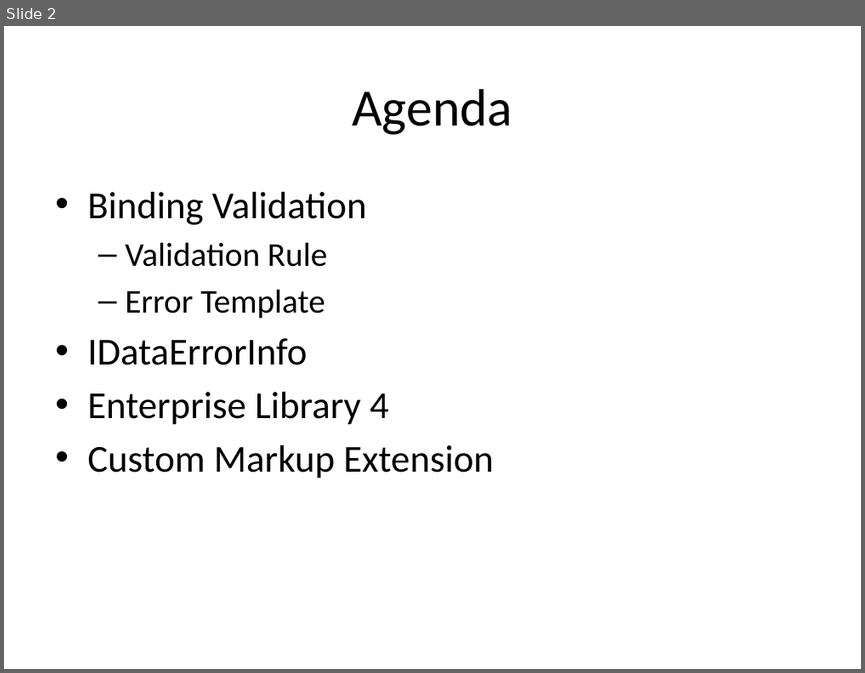
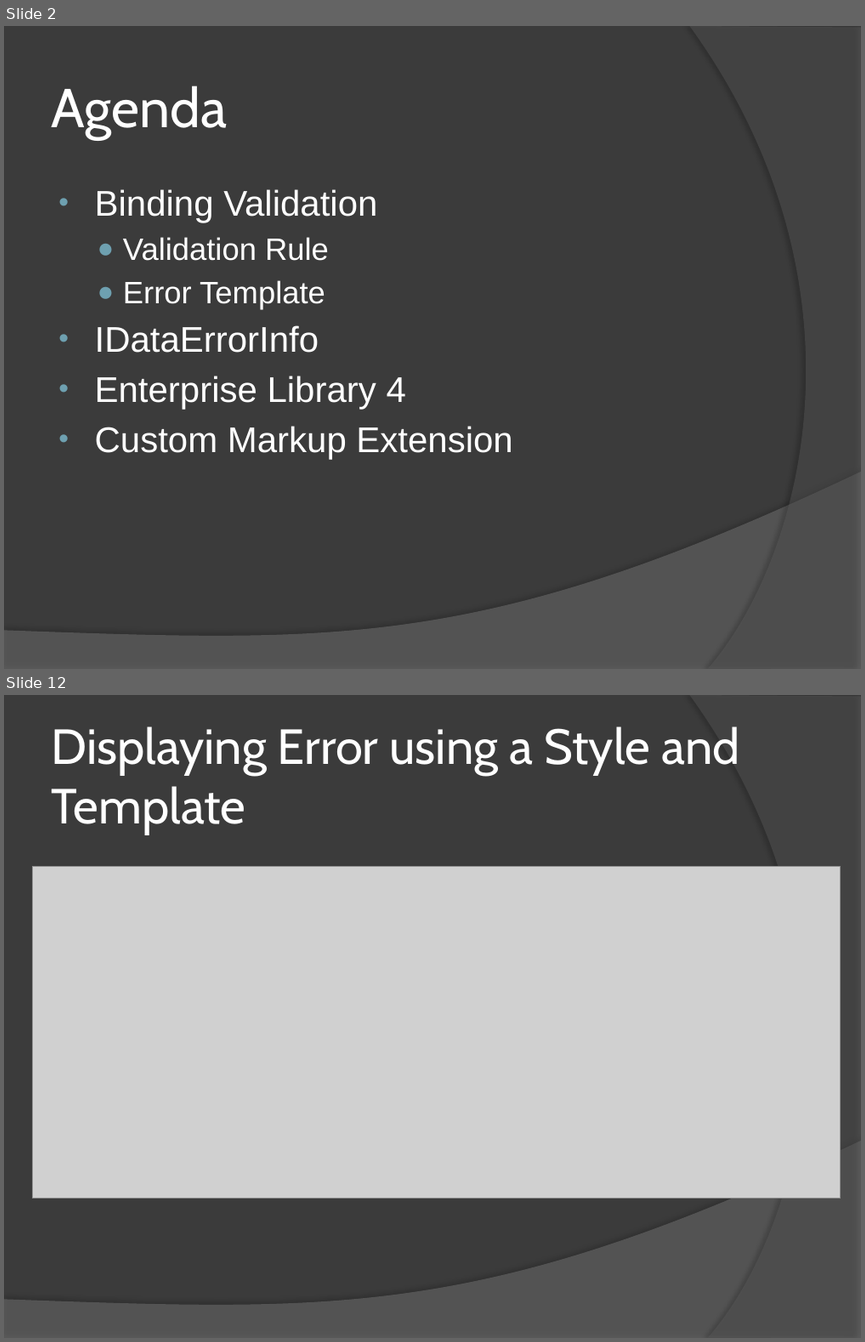
Before and after one commit to RookieOne/WPF-Input-Validation, a slide deck: WPF Validation.pptx. Shown one above the other, each under a label of ours: slide 2 before the commit, slides 2 and 12 after it; the slides between them are not shown. The pictures are 865x673 and 865x1342 pixels, drawn with LibreOffice and Linux fonts; fonts in the diff are those of the drawing; grey boxes stand for pictures. Boxes give left, top, right and bottom in pixels: in the first picture for what was removed or moved away, otherwise in the second. Text is boxed around its words. In the diff, an @@ line names an element or a change of style, - is before the commit and + after.

```diff
--- a/WPF Validation.pptx
+++ b/WPF Validation.pptx
@@ slide 12 added at [4, 695, 861, 1338], background #3B3B3B; not listed: 2 template elements that a slide beside it also shows @@
@@ title added at [51, 726, 739, 834], 41.4 pt, text #FFFFFF @@
+Displaying Error using a Style and Template
@@ picture added at [32, 867, 840, 1198] @@
@@ slide 2 changed as well @@
@@ background #FFFFFF to #3B3B3B @@
@@ freeform shape added at [689, 26, 861, 669], fill #5E5E5E at 40% opacity @@
@@ title "Agenda" at [51, 86, 227, 139]: size 44 to 46 pt, font Calibri to Cabin, text colour #000000 to #FFFFFF; alignment centre to left @@
@@ text "Binding Validation" at [95, 189, 512, 460]: size 32 to 30 pt in "Binding Validation", "IDataErrorInfo", "Enterprise Library 4", "Custom Markup Extension"; font Calibri to Arial, text colour #000000 to #FFFFFF; size 28 to 26 pt in "Validation Rule", "Error Template"; indent changed; bullet – to ● @@
@@ freeform shape added at [4, 471, 861, 669], fill #7F7F7F at 45% opacity @@
```
Also in this commit, not shown: 1 other slide changed, 21 other slides added.
